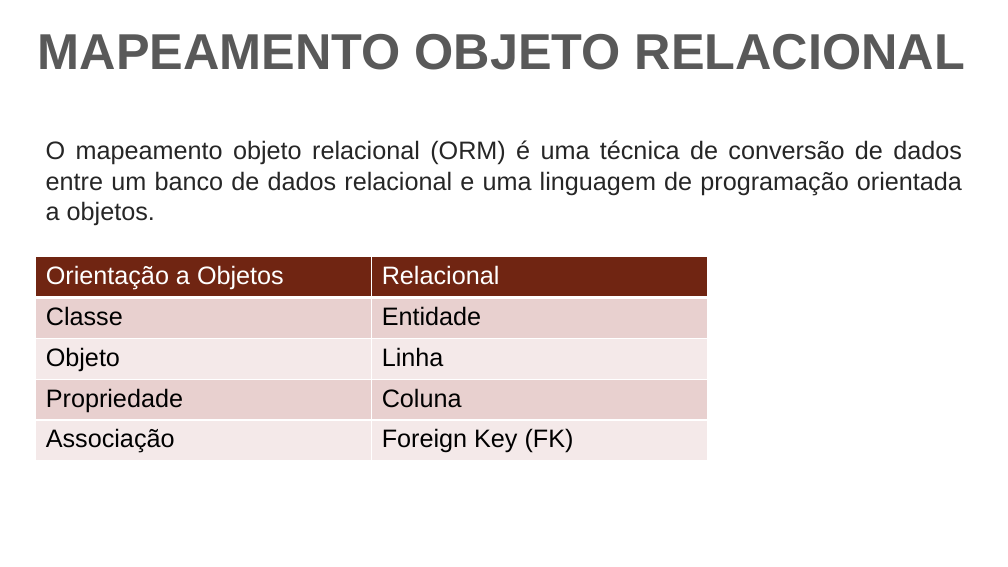
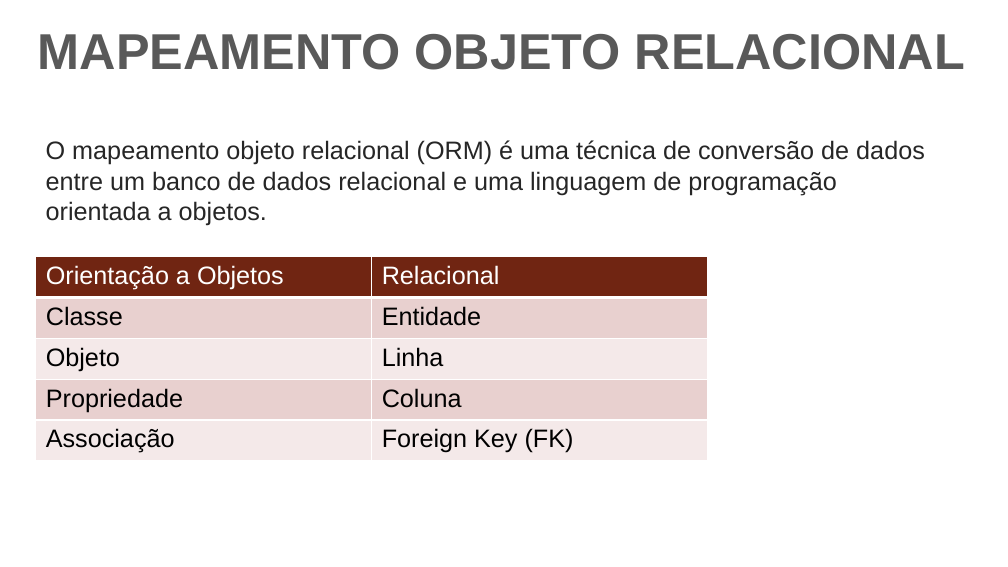
Before and after one commit to DeehSlash/apresentacao-jpa, a slide deck: slide 9 of Apresentação.pptx. Drawn at 1008x567 pixels with LibreOffice and Linux fonts; fonts in the diff are those of the drawing; background and template pictures are left out. Boxes give left, top, right and bottom in pixels: in the first picture for what was removed or moved away, otherwise in the second. Text is boxed around its words. In the diff, an @@ line names an element or a change of style, - is before the commit and + after.

```diff
--- a/Apresentação.pptx
+++ b/Apresentação.pptx
@@ text at box(46, 140, 925, 225): text changed @@
-O mapeamento objeto relacional (ORM) é uma técnica de conversão de dados entre um banco de dados relacional e uma linguagem de programação orientada a objetos.
+O mapeamento objeto relacional (ORM) é uma técnica de conversão de dados
+entre um banco de dados relacional e uma linguagem de programação
+orientada a objetos.
```
Also in this commit, not shown: 5 other slides changed.
